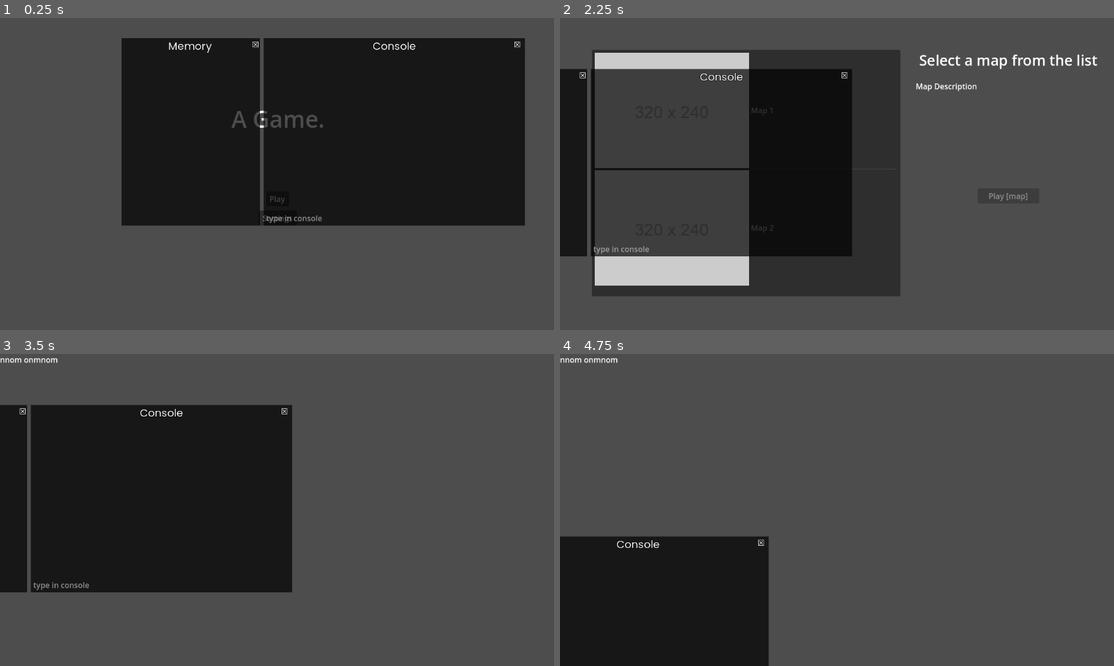
Above: before the commit, frames 1-4 (two rows, left to right).
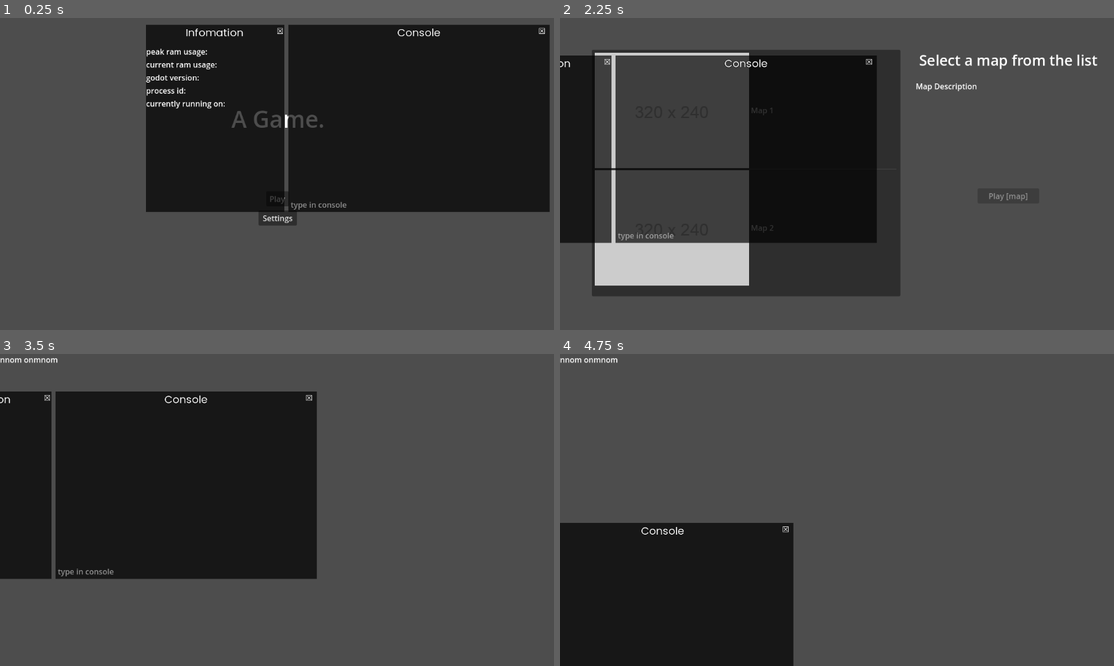
Above: after the commit, the same moments.

Repository: EpiclyRaspberry/a-game
Game: Godot game, scene res://main.tscn
The game is run twice, just before and just after one commit, with the same random seed, the same clock (stepped at 60 frames per second) and the same inputs.
Inputs (mouse positions are in pixels of both pictures, inside the frame that each line leads up to):
- Up to frame 1 (0.25 s): no input
- Up to frame 2 (2.25 s): click "Play" at 0.5 s; tap Enter (ui_accept) at 1.25, 1.52, 2 s; move the mouse to (958, 158) at 1.27 s; press the mouse at (958, 158) at 1.28 s; hold D (right) 1.28-2.03 s; move the mouse to (726, 189) at 2.02 s; release the mouse at (726, 189) at 2.03 s; hold S (back) from 2.03 s (still down); tap Ctrl (crouch) at 2.1 s
- Up to frame 3 (3.5 s): tap Enter (ui_accept) at 2.27 s; click (166, 525) at 2.3 s; release S (back) at 2.75 s; click "Play [map]" at 2.75 s
- Up to frame 4 (4.75 s): tap Enter (ui_accept) at 3.5, 4.25, 4.52 s; move the mouse to (892, 441) at 3.52 s; press the mouse at (892, 441) at 3.53 s; hold D (right) 3.53-4.28 s; move the mouse to (809, 572) at 4.27 s; release the mouse at (809, 572) at 4.28 s; hold W (forward) from 4.28 s (still down); click (809, 572) at 4.35 s

The runs differ from the first frame. In frame 1, 13% of the frame differs, in the area x 21-100%, y 2-67%; in frame 2, 8.1%; in frame 3, 8.0%; in frame 4, 3.8%.

Commit message:
place holding

Diff:
--- a/internal/console/console.gd
+++ b/internal/console/console.gd
@@ -6,10 +6,12 @@
 # Called every frame. 'delta' is the elapsed time since the previous frame.
 func _process(delta):
 	if OS.is_debug_build():
+
+		#print(OS.get_static_memory_usage()/1000000)
 		if Input.is_action_just_pressed("toggleconsole"):
 			toggleconsolevisible()
 	if Input.is_action_just_pressed("mouseleft"):
-			click_pos = get_local_mouse_position()
+		click_pos = get_local_mouse_position()
 	if Input.is_action_pressed("mouseleft"):
 		position =(
 			Vector2(position) +
--- a/internal/console/console.tscn
+++ b/internal/console/console.tscn
@@ -32,10 +32,10 @@
 anchors_preset = 15
 anchor_right = 1.0
 anchor_bottom = 1.0
-offset_left = 547.0
-offset_top = 42.0
-offset_right = -63.0
-offset_bottom = -217.0
+offset_left = 598.0
+offset_top = 14.0
+offset_right = -12.0
+offset_bottom = -245.0
 grow_horizontal = 2
 grow_vertical = 2
 color = Color(0, 0, 0, 0.698039)
@@ -105,10 +105,10 @@
 anchors_preset = 15
 anchor_right = 1.0
 anchor_bottom = 1.0
-offset_left = 252.0
-offset_top = 42.0
-offset_right = -613.0
-offset_bottom = -217.0
+offset_left = 303.0
+offset_top = 14.0
+offset_right = -562.0
+offset_bottom = -245.0
 grow_horizontal = 2
 grow_vertical = 2
 color = Color(0, 0, 0, 0.698039)
@@ -122,7 +122,7 @@
 offset_left = -1.084
 offset_bottom = 0.0489979
 grow_horizontal = 2
-text = "Memory"
+text = "Infomation"
 label_settings = SubResource("LabelSettings_2mpvv")
 horizontal_alignment = 1
 vertical_alignment = 1
@@ -139,4 +139,40 @@
 horizontal_alignment = 1
 vertical_alignment = 1
 
+[node name="ScrollContainer" type="ScrollContainer" parent="base2"]
+layout_mode = 1
+anchors_preset = -1
+anchor_top = 0.113
+anchor_right = 1.0
+anchor_bottom = 0.997
+offset_top = 0.0429993
+offset_right = -1.0
+offset_bottom = 0.166992
+
+[node name="VBoxContainer" type="VBoxContainer" parent="base2/ScrollContainer"]
+layout_mode = 2
+
+[node name="peakram" type="Label" parent="base2/ScrollContainer/VBoxContainer"]
+layout_mode = 2
+text = "peak ram usage:
+"
+
+[node name="currentram" type="Label" parent="base2/ScrollContainer/VBoxContainer"]
+layout_mode = 2
+text = "current ram usage:
+"
+
+[node name="godotversion" type="Label" parent="base2/ScrollContainer/VBoxContainer"]
+layout_mode = 2
+text = "godot version:"
+
+[node name="processid" type="Label" parent="base2/ScrollContainer/VBoxContainer"]
+layout_mode = 2
+text = "process id:"
+
+[node name="peakram5" type="Label" parent="base2/ScrollContainer/VBoxContainer"]
+layout_mode = 2
+text = "currently running on:
+"
+
 [connection signal="mouse_entered" from="." to="." method="_on_mouse_entered"]
